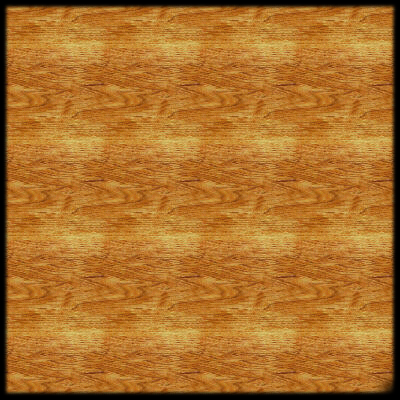
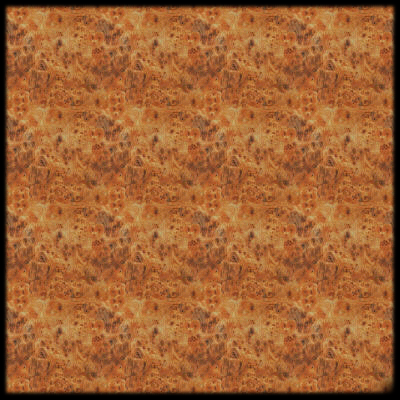
Layers edited between the first and the second 400 x 400 image:
painted on "Background" over [3, 4, 396, 395]
